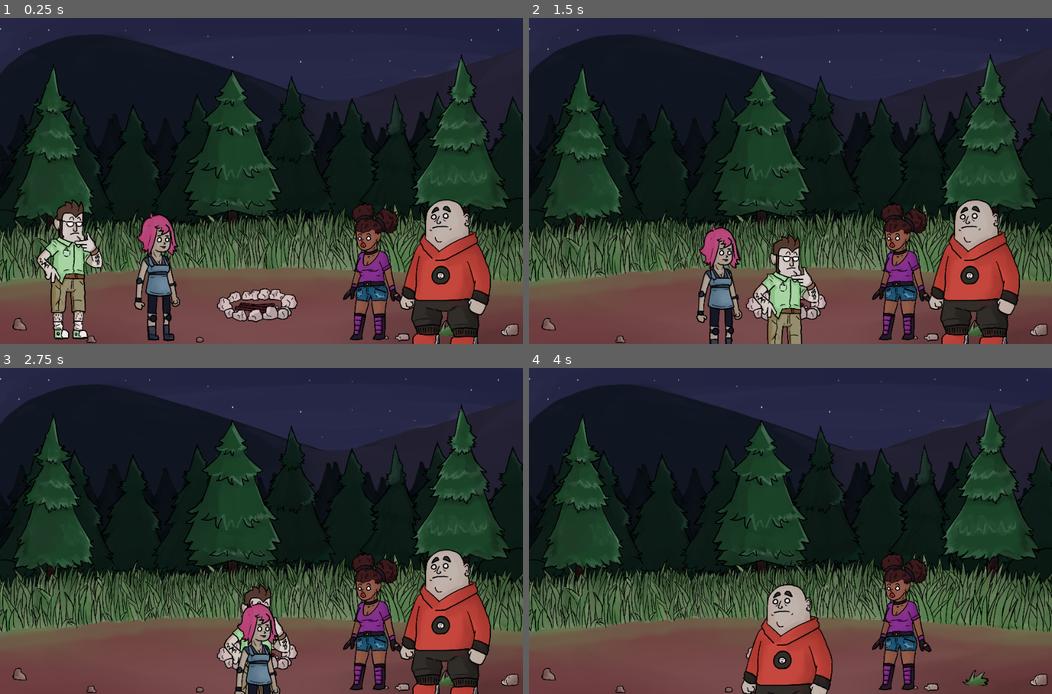
Above: before the commit, frames 1-4 (two rows, left to right).
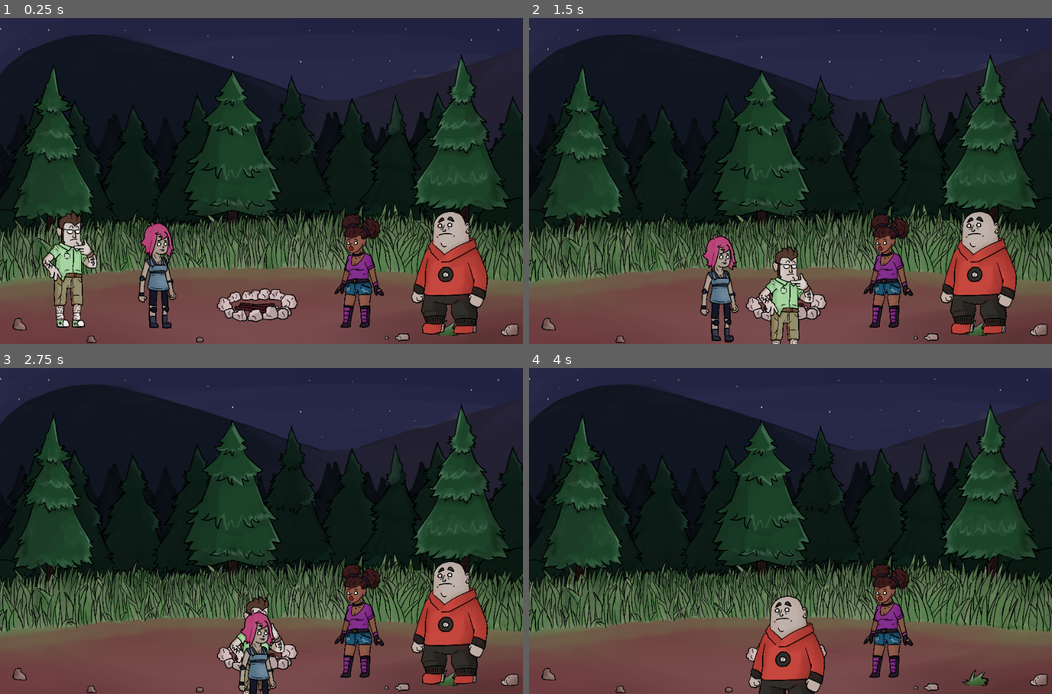
Above: after the commit, the same moments.

Repository: Hairic95/LD-46-project
Game: Godot game, scene res://Src/Scenes/GameScene.tscn
The game is run twice, just before and just after one commit, with the same random seed, the same clock (stepped at 60 frames per second) and the same inputs.
Inputs (mouse positions are in pixels of both pictures, inside the frame that each line leads up to):
- Up to frame 1 (0.25 s): no input
- Up to frame 2 (1.5 s): tap Enter at 0.5 s; drag from (596, 269) to (785, 304) at 0.52 s; tap Space at 1.25 s; drag from (685, 265) to (785, 304) at 1.27 s
- Up to frame 3 (2.75 s): tap Enter at 2 s; move the mouse to (371, 615) at 2.02 s; click (371, 615) at 2.17 s
- Up to frame 4 (4 s): tap Space at 2.75 s; drag from (973, 619) to (785, 654) at 2.77 s; tap Enter at 3.5 s; move the mouse to (947, 579) at 3.52 s; click (947, 579) at 3.67 s

The runs differ from the first frame. In frame 1, 9.5% of the frame differs, in the area x 7-94%, y 55-100%; in frame 2, 9.0%; in frame 3, 7.7%; in frame 4, 4.9%.

Commit message:
fixed characters' size

Diff:
--- a/Src/Scenes/GameScene.tscn
+++ b/Src/Scenes/GameScene.tscn
@@ -26,27 +26,27 @@
 position = Vector2( 128, 464 )
 
 [node name="Character" parent="Characters/Pos1" instance=ExtResource( 3 )]
-scale = Vector2( -0.3, 0.3 )
+scale = Vector2( -0.25, 0.25 )
 
 [node name="Pos2" type="Position2D" parent="Characters"]
 position = Vector2( 288, 456 )
 
 [node name="Character" parent="Characters/Pos2" instance=ExtResource( 3 )]
-scale = Vector2( -0.3, 0.3 )
+scale = Vector2( -0.25, 0.25 )
 character_name = "Roxie"
 
 [node name="Pos3" type="Position2D" parent="Characters"]
-position = Vector2( 680, 456 )
+position = Vector2( 656, 456 )
 
 [node name="Character" parent="Characters/Pos3" instance=ExtResource( 3 )]
-scale = Vector2( 0.3, 0.3 )
+scale = Vector2( 0.25, 0.25 )
 character_name = "Tatiana"
 
 [node name="Pos4" type="Position2D" parent="Characters"]
-position = Vector2( 816, 464 )
+position = Vector2( 824, 464 )
 
 [node name="Character" parent="Characters/Pos4" instance=ExtResource( 3 )]
-scale = Vector2( 0.3, 0.3 )
+scale = Vector2( 0.25, 0.25 )
 character_name = "Gio"
 
 [node name="Area2D" type="Area2D" parent="." groups=[
